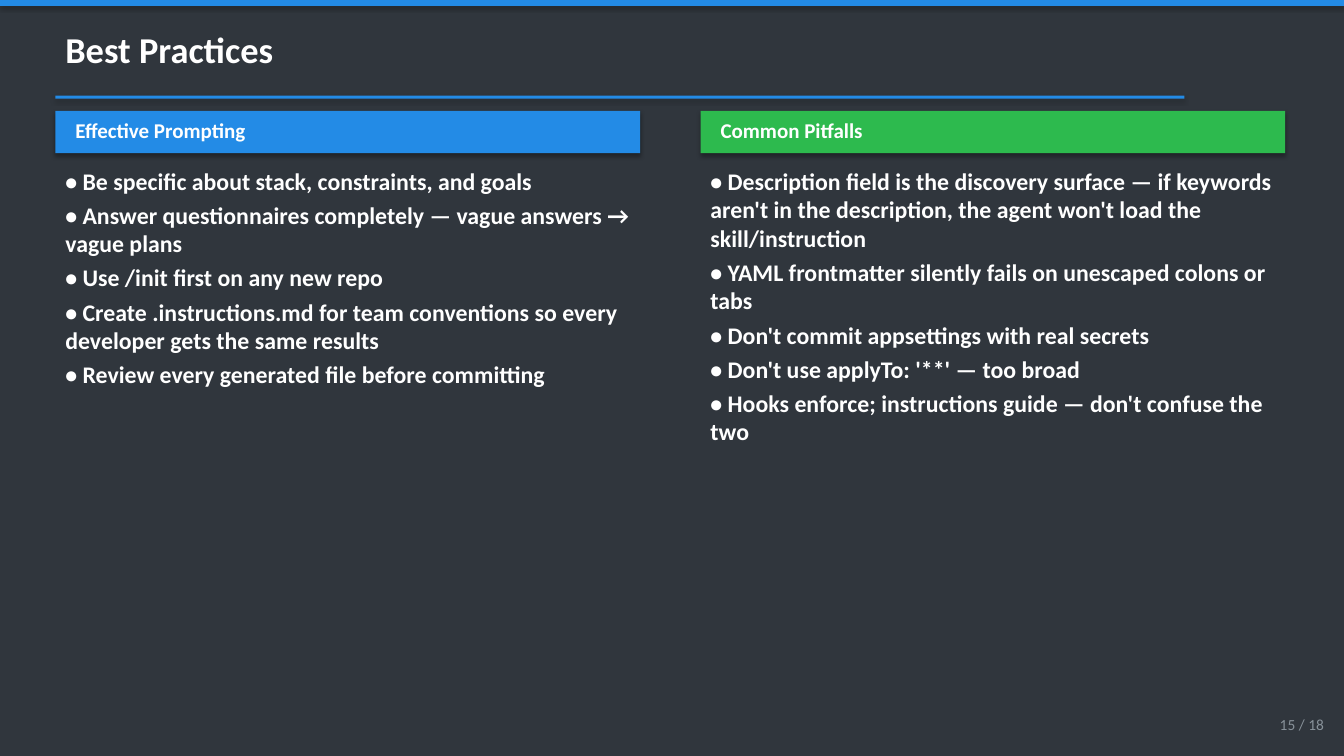
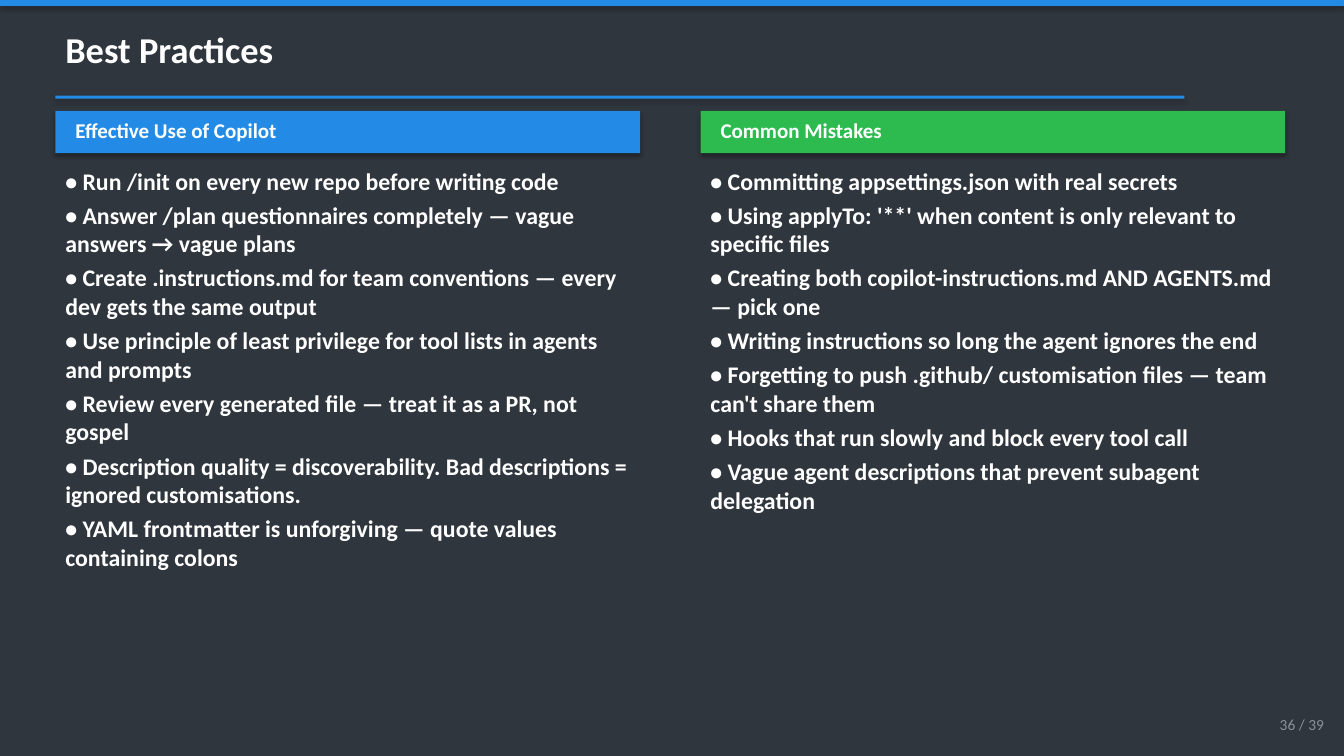
Before and after one commit to cyberkoolman/ghcp-poc-auth, a slide deck: slide 36 of docs/ghcp-getting-started.pptx (slide 15 before the commit). Drawn at 1344x756 pixels with LibreOffice and Linux fonts; fonts in the diff are those of the drawing. Boxes give left, top, right and bottom in pixels: in the first picture for what was removed or moved away, otherwise in the second. Text is boxed around its words. In the diff, an @@ line names an element or a change of style, - is before the commit and + after.

```diff
--- a/docs/ghcp-getting-started.pptx
+++ b/docs/ghcp-getting-started.pptx
@@ text at box(75, 123, 276, 142): text changed @@
-Effective Prompting
+Effective Use of Copilot
@@ text at box(721, 123, 881, 138): text changed @@
-Common Pitfalls
+Common Mistakes
@@ text at box(65, 173, 617, 570): text changed @@
-• Be specific about stack, constraints, and goals
-• Answer questionnaires completely — vague answers → vague plans
-• Use /init first on any new repo
-• Create .instructions.md for team conventions so every developer gets the same results
-• Review every generated file before committing
+• Run /init on every new repo before writing code
+• Answer /plan questionnaires completely — vague answers → vague plans
+• Create .instructions.md for team conventions — every dev gets the same output
+• Use principle of least privilege for tool lists in agents and prompts
+• Review every generated file — treat it as a PR, not gospel
+• Description quality = discoverability. Bad descriptions = ignored customisations.
+• YAML frontmatter is unforgiving — quote values containing colons
@@ text at box(710, 173, 1271, 513): text changed @@
-• Description field is the discovery surface — if keywords aren't in the description, the agent won't load the skill/instruction
-• YAML frontmatter silently fails on unescaped colons or tabs
-• Don't commit appsettings with real secrets
-• Don't use applyTo: '**' — too broad
-• Hooks enforce; instructions guide — don't confuse the two
+• Committing appsettings.json with real secrets
+• Using applyTo: '**' when content is only relevant to specific files
+• Creating both copilot-instructions.md AND AGENTS.md — pick one
+• Writing instructions so long the agent ignores the end
+• Forgetting to push .github/ customisation files — team can't share them
+• Hooks that run slowly and block every tool call
+• Vague agent descriptions that prevent subagent delegation
@@ text at box(1280, 720, 1324, 730): text changed @@
-15 / 18
+36 / 39
```
Also in this commit, not shown: 13 other slides changed, 20 slides added, 1 other file.
